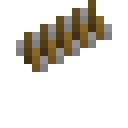
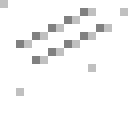
Comparing the layer stacks of the two 128x128 images. Changes:
hid group "harpoon" (1 layers) over [16, 0, 112, 72]
showed group "arrow" (3 layers) over [0, 0, 128, 96]
added layer "Layer 23" in group "arrow" over [0, 0, 128, 96]
added layer "Layer 22" in group "arrow" over [16, 0, 112, 64]
